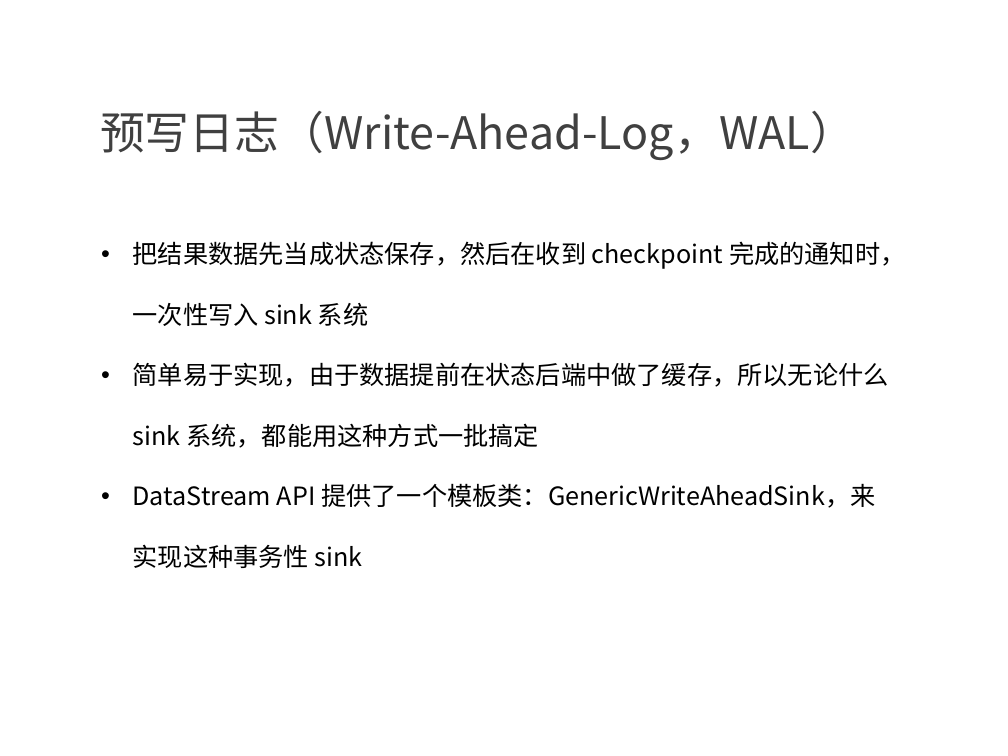
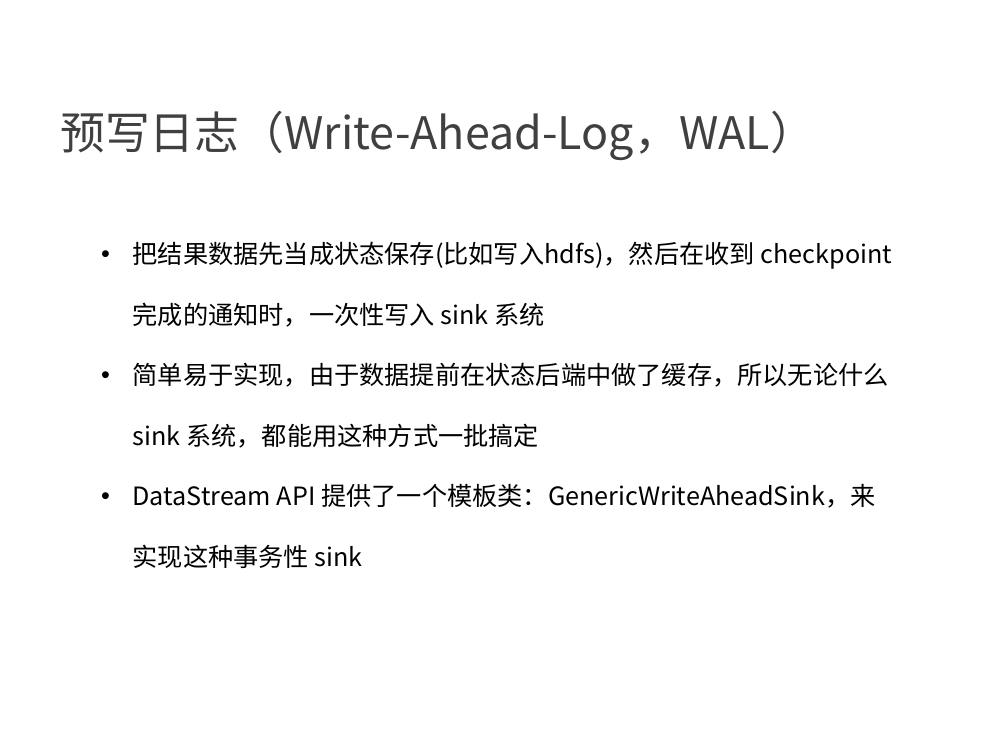
Before and after one commit to confucianzuoyuan/flink-tutorial, a slide deck: slide 11 of slides/7_Flink的状态一致性.pptx. Drawn at 1008x756 pixels with LibreOffice and Linux fonts; fonts in the diff are those of the drawing; background and template pictures are left out. Boxes give left, top, right and bottom in pixels: in the first picture for what was removed or moved away, otherwise in the second. Text is boxed around its words. In the diff, an @@ line names an element or a change of style, - is before the commit and + after.

```diff
--- a/slides/7_Flink的状态一致性.pptx
+++ b/slides/7_Flink的状态一致性.pptx
@@ text "预写日志（Write-Ahead-Log，WAL）" at box(60, 111, 815, 160): indent changed @@
@@ text at box(133, 241, 892, 327): text changed @@
-• 把结果数据先当成状态保存，然后在收到 checkpoint 完成的通知时，一次性写入 sink 系统
+• 把结果数据先当成状态保存(比如写入hdfs)，然后在收到 checkpoint 完成的通知时，一次性写入 sink 系统
```
Also in this commit, not shown: 19 other slides changed, 1 slide added, 12 other files.
